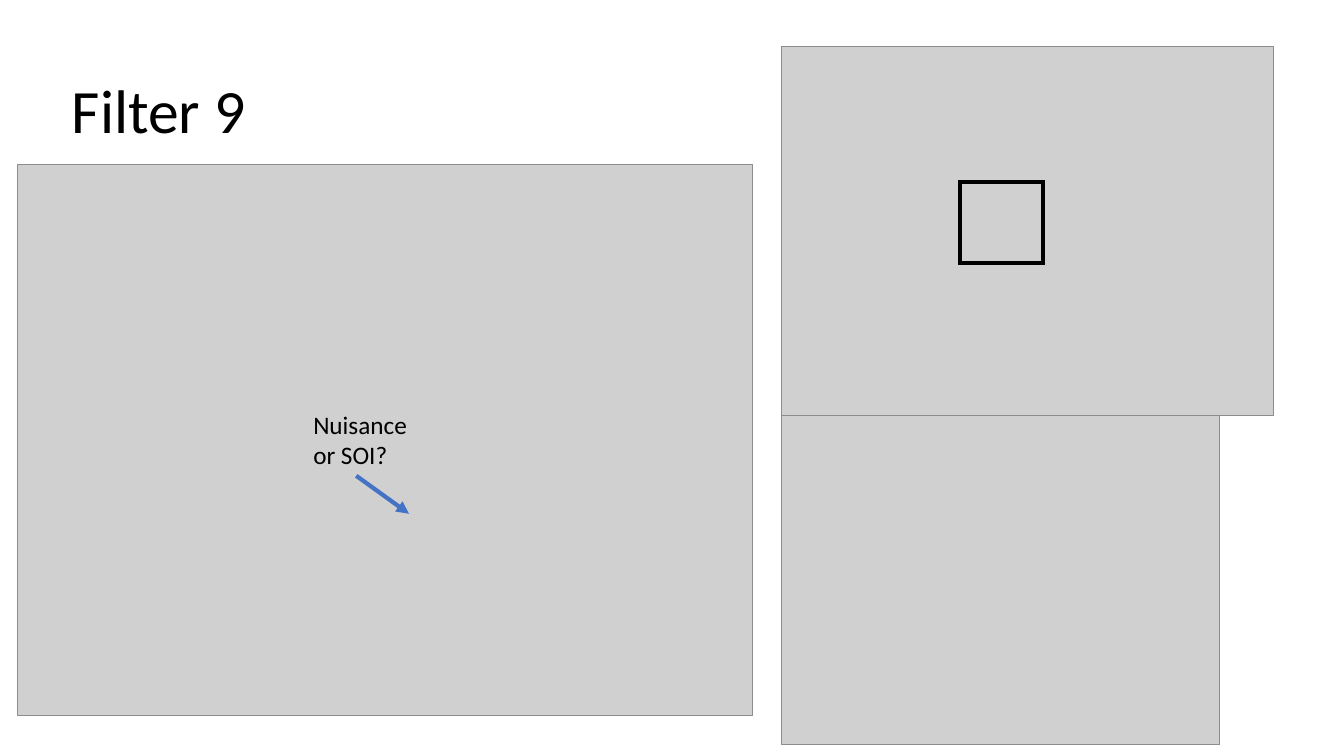
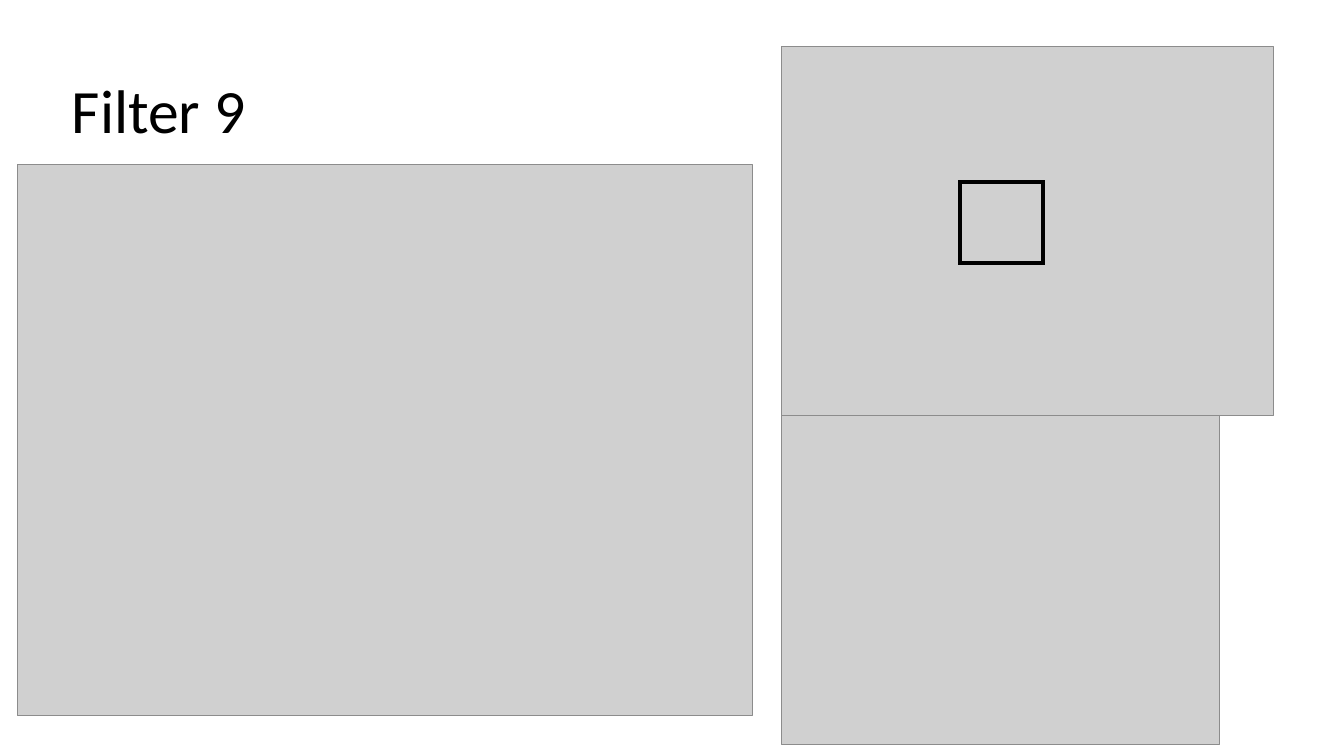
Before and after one commit to laurenlusk/DigiCommFinalProject, a slide deck: slide 11 of Singular Value Powerpoints/SVD 10 Filters Snippet 4.pptx. Drawn at 1344x756 pixels with LibreOffice and Linux fonts; fonts in the diff are those of the drawing; grey boxes stand for pictures. Boxes give left, top, right and bottom in pixels: in the first picture for what was removed or moved away, otherwise in the second. Text is boxed around its words. In the diff, an @@ line names an element or a change of style, - is before the commit and + after.

```diff
--- a/Singular Value Powerpoints/SVD 10 Filters Snippet 4.pptx
+++ b/Singular Value Powerpoints/SVD 10 Filters Snippet 4.pptx
@@ text removed at box(313, 416, 407, 464) @@
-Nuisance or SOI?
@@ arrow removed from (356, 476) to (409, 514) @@
```
Also in this commit, not shown: 5 other slides changed, 3 other files.
